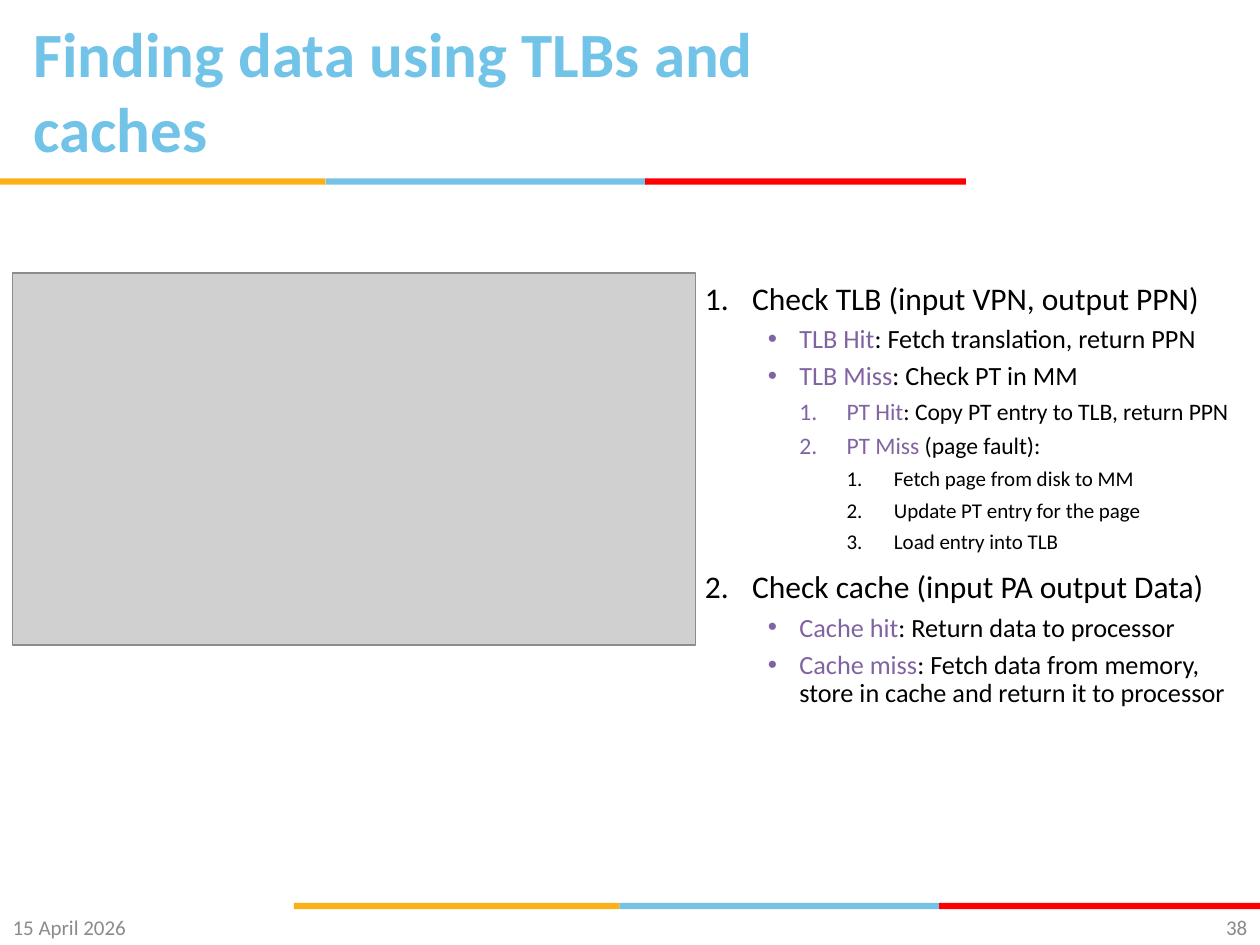
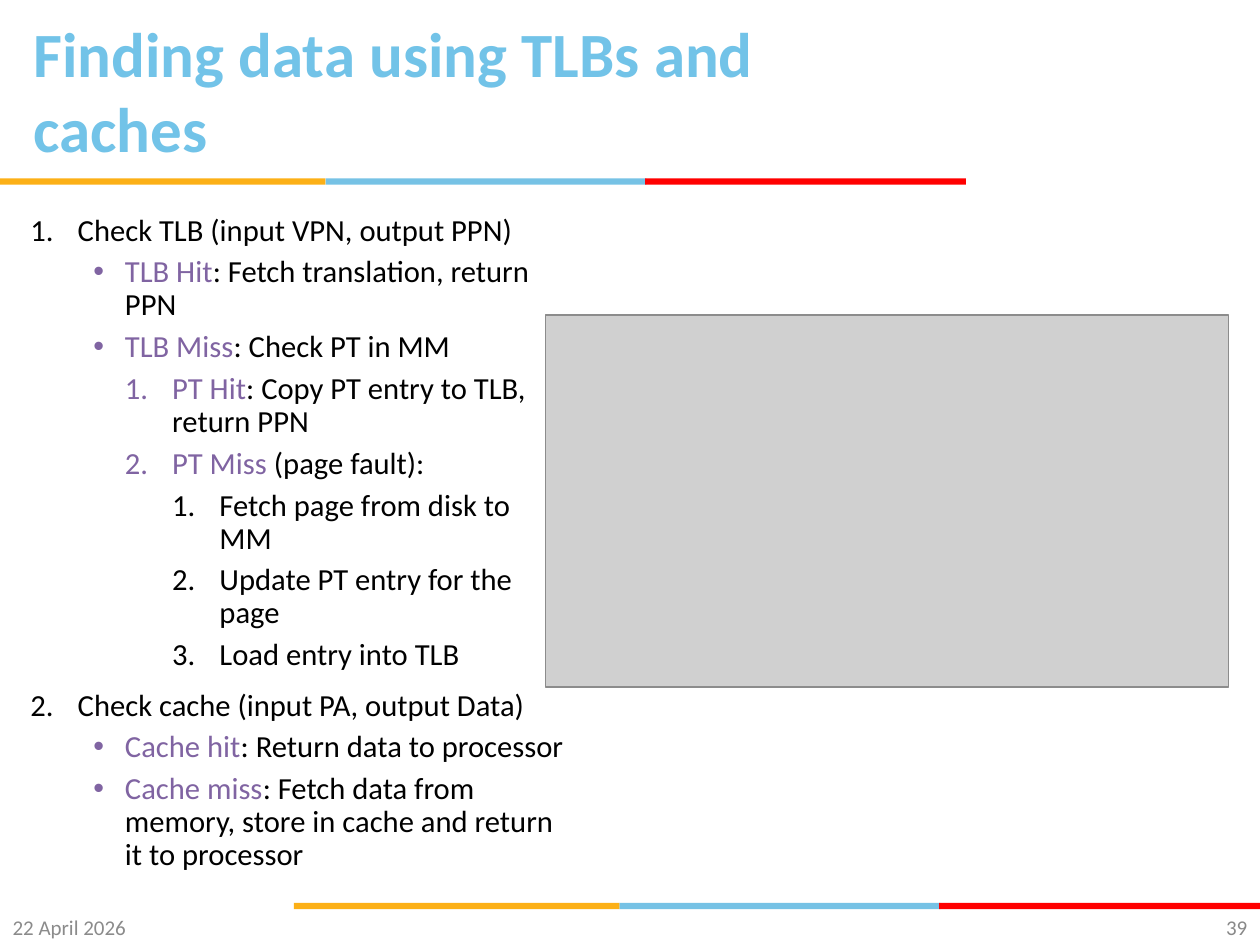
Before and after one commit to gsaurabhr-teaching/csf342-material, a slide deck: slide 39 of Lec-33-36-VM.pptx (slide 38 before the commit). Drawn at 1260x945 pixels with LibreOffice and Linux fonts; fonts in the diff are those of the drawing; grey boxes stand for pictures; background and template pictures are left out. Boxes give left, top, right and bottom in pixels: in the first picture for what was removed or moved away, otherwise in the second. Text is boxed around its words. In the diff, an @@ line names an element or a change of style, - is before the commit and + after.

```diff
--- a/Lec-33-36-VM.pptx
+++ b/Lec-33-36-VM.pptx
@@ text "Check TLB (input VPN, output ...": place and size @@
-text "Check TLB (input VPN, output ..." at bbox=[752, 287, 1228, 707]
+text "Check TLB (input VPN, output ..." at bbox=[78, 218, 563, 870]
@@ text at bbox=[78, 218, 563, 870]: size 18 to 17.5 pt in "Check TLB (input VPN, output PPN)"; size 15 to 17.5 pt in "TLB Hit: Fetch translation, return PPN", "TLB Miss: Check PT in MM", "Cache hit: Return data to processor", "Cache miss: Fetch data from memory, store ..."; size 13.5 to 17.5 pt in "PT Hit: Copy PT entry to TLB, ...", "PT Miss (page fault):"; size 12 to 17.5 pt in "Fetch page from disk to MM", "Update PT entry for the page", "Load entry into TLB" @@
@@ picture: place and size @@
-picture at bbox=[13, 273, 696, 645]
+picture at bbox=[546, 315, 1228, 687]
@@ text at bbox=[78, 693, 524, 721]: text changed; size 18 to 17.5 pt @@
-2. Check cache (input PA output Data)
+2. Check cache (input PA, output Data)
@@ text at bbox=[13, 920, 126, 939]: text changed @@
-15 April 2026
+22 April 2026
@@ page number at bbox=[1226, 921, 1247, 935]: text changed @@
-38
+39
```
Also in this commit, not shown: 42 other slides changed, 2 slides added, 1 slide removed.
